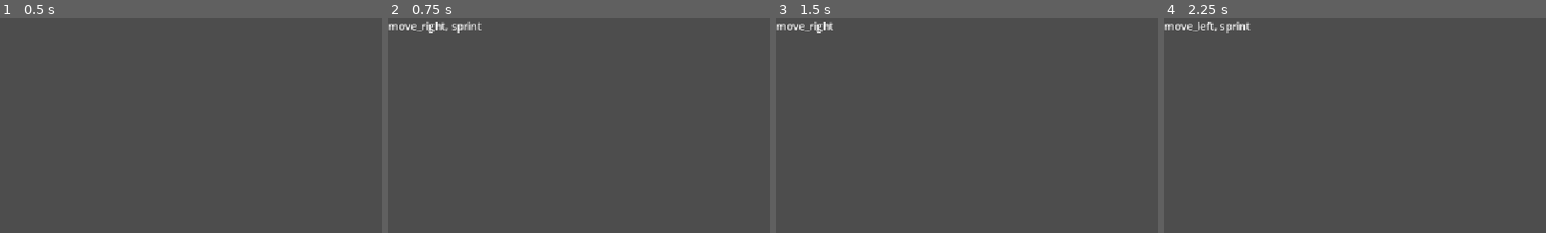
Above: before the commit, frames 1-4 (left to right).
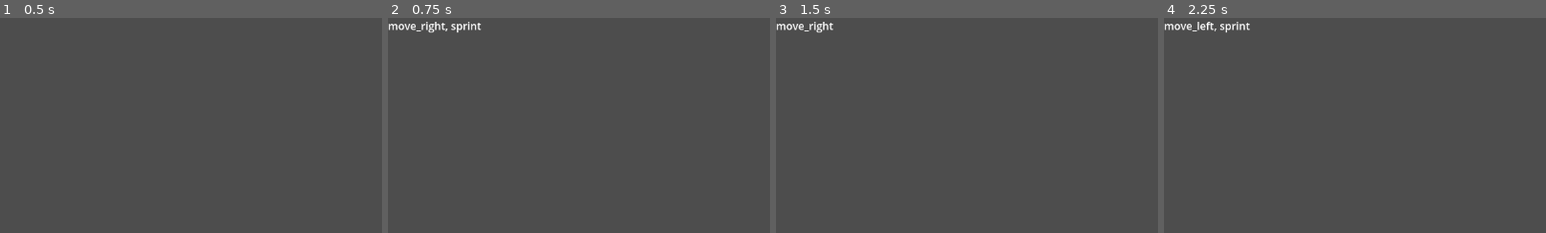
Above: after the commit, the same moments.

Repository: RetractableHorse/MapleJune
Game: Godot game, scene res://root.tscn
Two runs of this game, one before a commit and one after it. Both use one fixed random seed, a clock stepped at 60 frames per second and the inputs below.
Inputs:
- Up to frame 1 (0.5 s): no input
- Up to frame 2 (0.75 s): tap Enter at 0.5 s; hold D (move_right) from 0.53 s (still down); hold Shift (sprint) from 0.53 s (still down)
- Up to frame 3 (1.5 s): keep holding D (move_right); tap Space (jump) at 0.77, 0.8, 1.07, 1.25, 1.35 s; release Shift (sprint) at 1.28 s
- Up to frame 4 (2.25 s): tap Space (jump) at 1.52, 1.82 s; tap Shift (sprint) at 1.55 s; tap Enter at 2 s; release D (move_right) at 2.03 s; hold Left (move_left) from 2.03 s (still down); hold Shift (sprint) from 2.03 s (still down)
The pictures show only the part of the screen within x 0-50%, y 0-50%; the shares and areas given below are measured in that part.

Frame 1 is identical in both runs. In frame 2, 0.5% of the frame differs, in the area x 0-25%, y 1-8%; in frame 3, 0.3%; in frame 4, 0.4%.

Commit message:
jump-focused char controller improvements

Diff:
--- a/entities/player.gd
+++ b/entities/player.gd
@@ -1,98 +1,136 @@
 extends CharacterBody2D
 
-const DEFAULT_SPEED = 400.0
-const SPRINT_SPEED = 750.0
-const JUMP_VELOCITY = -1200.0
-const GRAVITY = 1700.0
-const MOVE_ACCELERATION = 1500.0
-const TURNAROUND_ACCELERATION = 2200.0
-const GROUND_FRICTION = 1000.0
-const AIR_FRICTION = 100.0
-const JUMP_BUFFER_TIME = 0.08
+@export_group("Movement")
+@export_range(1.0, 5000.0) var max_speed := 750.0
+@export_range(1.0, 5000.0) var move_acceleration := 1500.0
 
-signal fallout
+## Velocity when turning around to face the other way.
+## Set higher than `move_acceleration` to let the player turn a bit tighter
+@export_range(1.0, 5000.0) var turnaround_acceleration := 2200.0
 
-enum State {
-	DEFAULT,
+## How fast you slow down on the ground
+@export_range(1.0, 5000.0) var ground_friction := 1000.0
+
+## How fast you slow down in the air
+@export_range(1.0, 5000.0) var air_friction := 100.0
+
+@export_group("Jumping")
+@export_range(1.0, 5000.0) var jump_velocity := 700.0
+@export_range(1.0, 5000.0) var gravity := 2500.0
+@export_range(0.0, 1.0, 0.01) var max_jump_time := 0.2
+
+## Grace period for when the player can jump after leaving the ground
+@export_range(0.0, 1.0, 0.01) var max_coyote_time := 0.1
+
+## Grace period for when the player can jump right before hitting the ground
+@export_range(0.0, 1.0, 0.01) var max_trampoline_time := 0.08
+
+signal died
+
+enum JumpState {
+	GROUNDED,
 	JUMPING,
-	FALLOUT,
+	FALLING,
 }
 
-var state := State.DEFAULT
-var jump_buffer := 0.0
+var movement := 0.0
+
+var jump_state := JumpState.GROUNDED
+var remaining_jump_time := 0.0
+var remaining_coyote_time := 0.0
+var remaining_trampoline_time := 0.0
+
+var dead := false
 
 
 func reset() -> void:
 	velocity = Vector2()
-	state = State.DEFAULT
+	dead = false
 
 
-func _unhandled_input(event: InputEvent) -> void:
-	if event.is_action_pressed("jump"):
-		jump_buffer = JUMP_BUFFER_TIME
+func _process(_delta: float) -> void:
+	movement = Input.get_axis("move_left", "move_right")
+
+	if Input.is_action_just_pressed("jump"):
+		_start_jump()
+
+	if Input.is_action_just_released("jump"):
+		_finish_jump()
 
 
 func _physics_process(delta: float) -> void:
-	match state:
-		State.DEFAULT:
-			_apply_gravity(delta)
-			_move(delta)
-			_process_buffered_jump(delta)
-			_check_fallout(delta)
+	if dead:
+		return
 
-		State.JUMPING:
-			_move(delta)
-			_check_fallout(delta)
+	if global_position.y > 1000:
+		velocity = Vector2()
+		dead = true
+		died.emit()
 
-		State.FALLOUT:
-			pass
-
-
-func _process_buffered_jump(delta: float) -> void:
-	if jump_buffer > 0:
-		jump_buffer -= delta
-
-	if is_on_floor() and jump_buffer > 0:
-		jump_buffer = 0
-
-		state = State.JUMPING
-
-		var tween := create_tween()
-		tween.tween_property(self, 'velocity:y', 0, 0.3).from(JUMP_VELOCITY)
-		await tween.finished
-
-		state = State.DEFAULT
-
-
-func _apply_gravity(delta: float) -> void:
-	if not is_on_floor() and state != State.JUMPING:
-		velocity += Vector2.DOWN * GRAVITY * delta
-
-
-func _move(delta: float) -> void:
-	var direction := Input.get_axis("move_left", "move_right")
-
-	if direction == 0:
-		var friction := GROUND_FRICTION if is_on_floor() else AIR_FRICTION
+	if movement == 0:
+		var friction := ground_friction if is_on_floor() else air_friction
 		velocity.x = move_toward(velocity.x, 0, friction * delta)
 	else:
-		var speed := (SPRINT_SPEED
-			if Input.is_action_pressed("sprint")
-			else DEFAULT_SPEED)
+		var accel := move_acceleration
 
-		var accel := (
-			TURNAROUND_ACCELERATION
-			if signf(direction) != signf(velocity.x)
-			else MOVE_ACCELERATION
-		)
+		if signf(movement) != signf(velocity.x):
+			accel = turnaround_acceleration
 
-		velocity.x = move_toward(velocity.x, speed * direction, accel * delta)
+		velocity.x = move_toward(velocity.x, max_speed * movement, accel * delta)
+
+	_update_jump(delta)
 
 	move_and_slide()
 
 
-func _check_fallout(_delta: float) -> void:
-	if global_position.y > 1000:
-		velocity = Vector2()
-		state = State.FALLOUT
-		fallout.emit()
+func _start_jump():
+	var has_grounded_state := jump_state == JumpState.GROUNDED
+
+	var is_falling_with_remaining_coyote_time := (
+		jump_state == JumpState.FALLING and remaining_coyote_time > 0
+	)
+
+	var can_jump = has_grounded_state or is_falling_with_remaining_coyote_time
+
+	if can_jump:
+		jump_state = JumpState.JUMPING
+		remaining_jump_time = max_jump_time
+	else:
+		# if we can't jump, reset the remaining trampoline time,
+		# so a jump can happen later if we hit the ground before it reaches 0
+		remaining_trampoline_time = max_trampoline_time
+
+
+func _finish_jump():
+	if jump_state == JumpState.JUMPING:
+		jump_state = JumpState.FALLING
+
+
+func _update_jump(delta: float):
+	match jump_state:
+		JumpState.GROUNDED:
+			velocity.y = 0
+
+			if not is_on_floor():
+				jump_state = JumpState.FALLING
+				remaining_coyote_time = max_coyote_time
+
+		JumpState.JUMPING:
+			velocity.y = -jump_velocity
+			remaining_jump_time -= delta
+
+			if remaining_jump_time < 0:
+				jump_state = JumpState.FALLING
+
+		JumpState.FALLING:
+			velocity.y += gravity * delta
+			remaining_coyote_time -= delta
+			remaining_trampoline_time -= delta
+
+			if is_on_floor():
+				if remaining_trampoline_time > 0:
+					jump_state = JumpState.JUMPING
+					remaining_jump_time = max_jump_time
+				else:
+					jump_state = JumpState.GROUNDED
+					velocity.y = 0
--- a/project.godot
+++ b/project.godot
@@ -17,7 +17,7 @@
 
 [display]
 
-window/stretch/mode="canvas_items"
+window/stretch/mode="viewport"
 window/stretch/aspect="expand"
 
 [editor_plugins]
@@ -30,7 +30,8 @@
 "res://addons/": "red",
 "res://assets/": "orange",
 "res://entities/": "yellow",
-"res://screens/": "green"
+"res://levels/": "green",
+"res://screens/": "teal"
 }
 
 [input]
--- a/screens/game.gd
+++ b/screens/game.gd
@@ -26,5 +26,5 @@
 	player.reset()
 
 
-func _on_player_fallout() -> void:
+func _on_player_died() -> void:
 	_respawn_player()
--- a/screens/game.tscn
+++ b/screens/game.tscn
@@ -105,4 +105,4 @@
 offset_right = 40.0
 offset_bottom = 40.0
 
-[connection signal="fallout" from="World/Player" to="." method="_on_player_fallout"]
+[connection signal="died" from="World/Player" to="." method="_on_player_died"]
